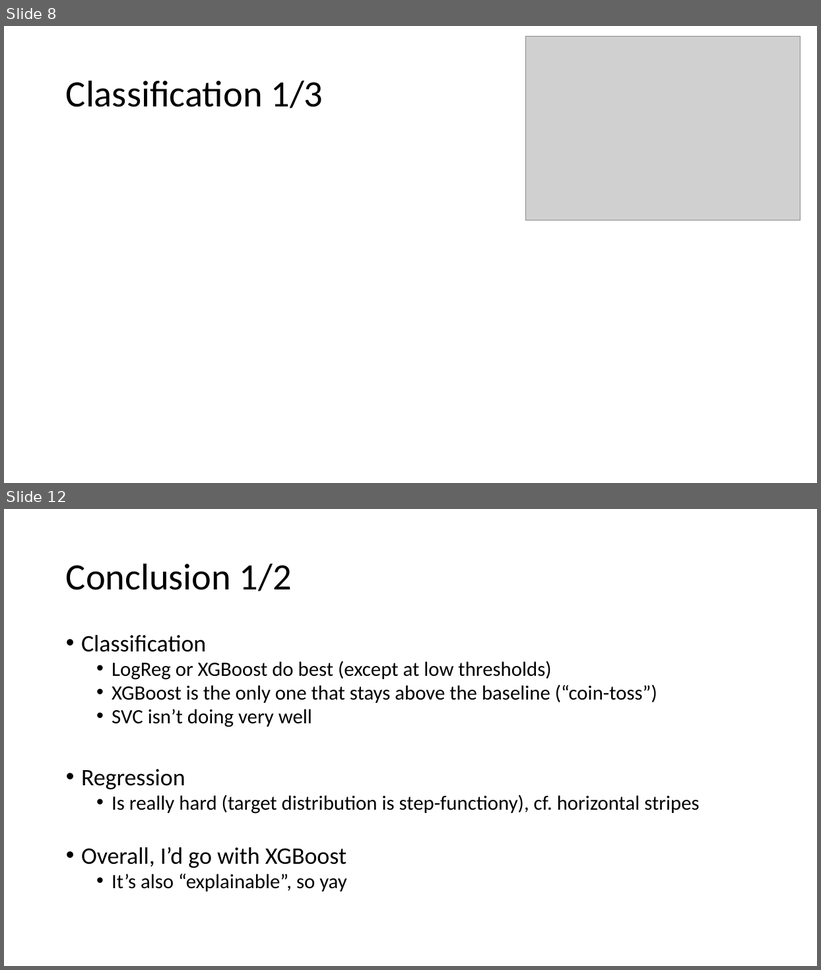
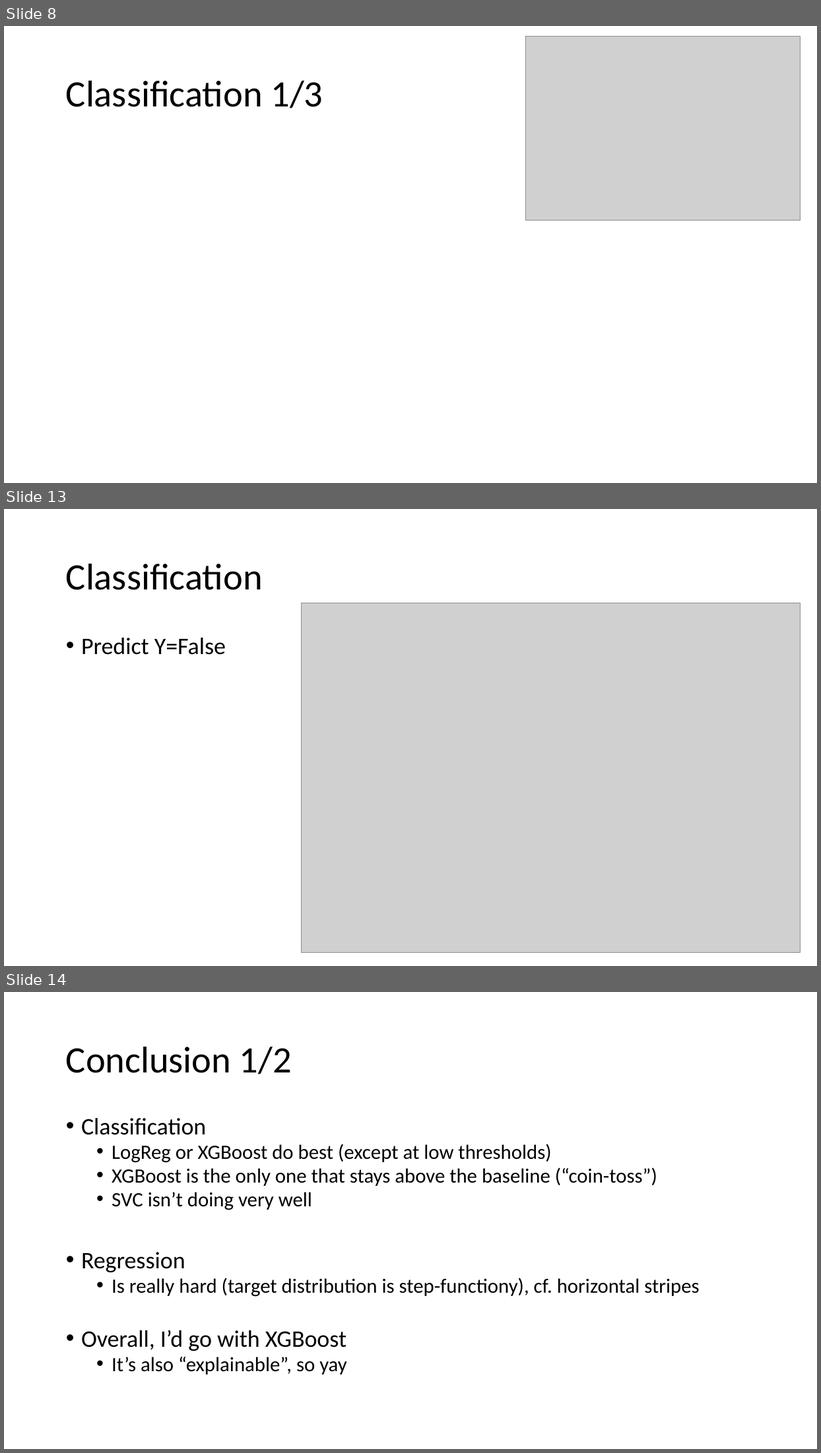
Before and after one commit to vhffm/biological-data, a slide deck: bio_slides.pptx. Shown one above the other, each under a label of ours: slides 8 and 12 before the commit, slides 8, 13 and 14 after it; the slides between them are not shown. The pictures are 821x970 and 821x1453 pixels, drawn with LibreOffice and Linux fonts; fonts in the diff are those of the drawing; grey boxes stand for pictures. Boxes give left, top, right and bottom in pixels: in the first picture for what was removed or moved away, otherwise in the second. Text is boxed around its words. In the diff, an @@ line names an element or a change of style, - is before the commit and + after.

Commit message:
feat: focus on minority class

```diff
--- a/bio_slides.pptx
+++ b/bio_slides.pptx
@@ slide 13 added at (4,509,817,966), background #FFFFFF @@
@@ title added at (66,563,263,590), 44 pt, text #000000 @@
+Classification
@@ picture added at (302,603,801,953) @@
@@ text added at (81,638,226,655), 28 pt, text #000000 @@
+• Predict Y=False
@@ what was slide 12 is now slide 14 @@
```
Also in this commit, not shown: 2 slides changed, 1 other slide added, 2 other files.
